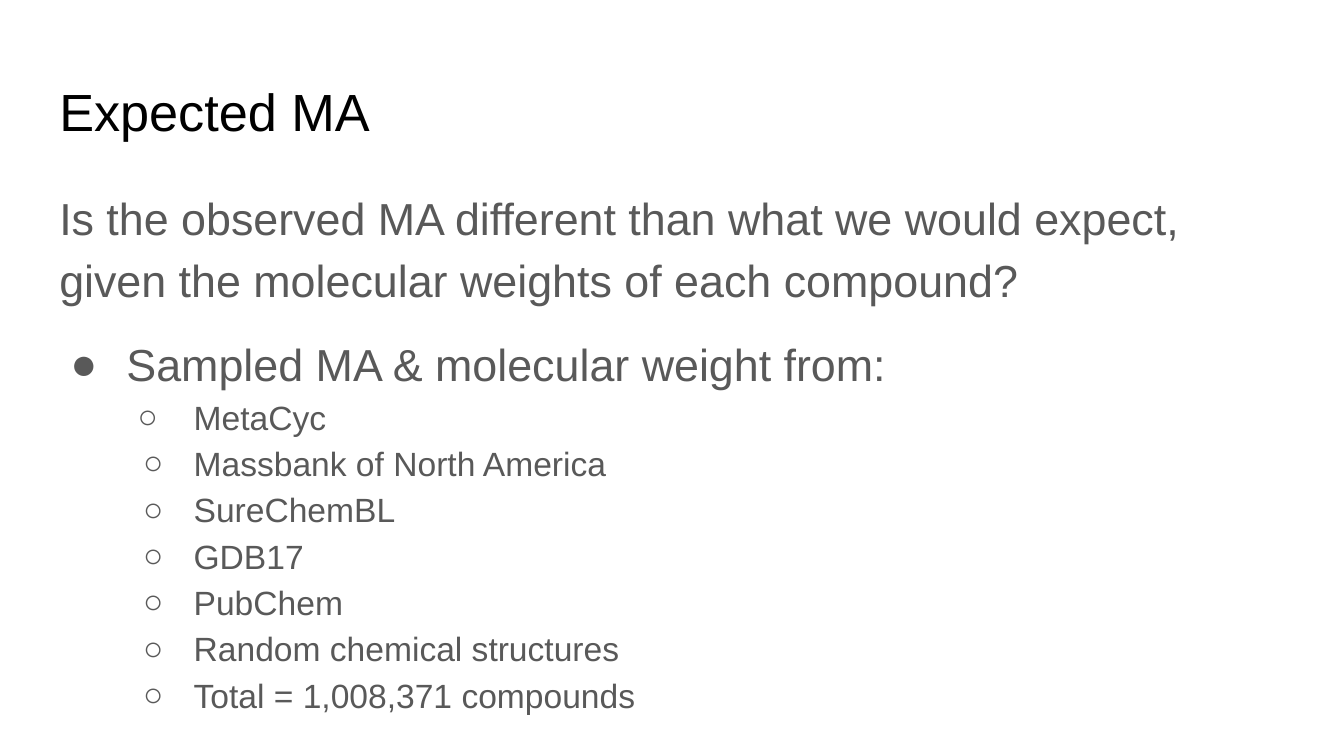
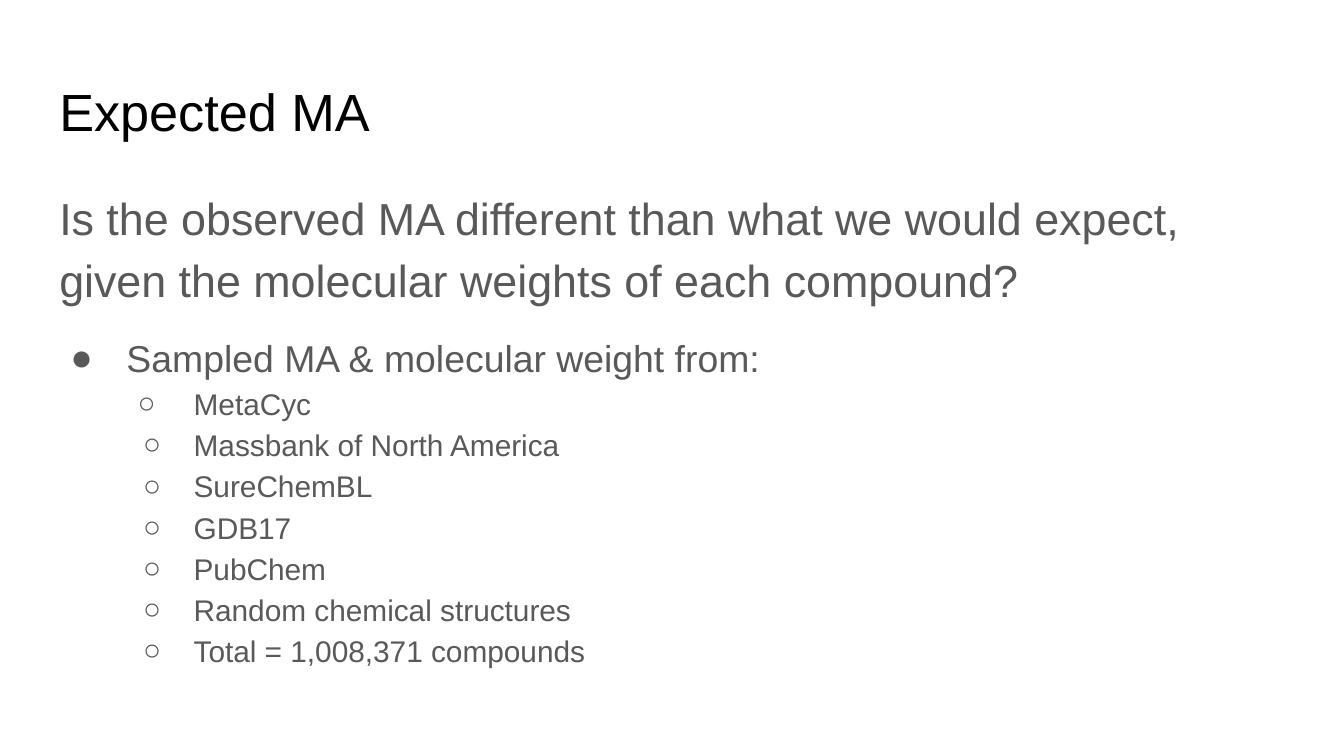
Before and after one commit to ELIFE-ASU/Patents, a slide deck: slide 10 of Presentations/0719 Patent Chemistry.pptx. Drawn at 1344x756 pixels with LibreOffice and Linux fonts; fonts in the diff are those of the drawing. Boxes give left, top, right and bottom in pixels: in the first picture for what was removed or moved away, otherwise in the second. Text is boxed around its words. In the diff, an @@ line names an element or a change of style, - is before the commit and + after.

```diff
--- a/Presentations/0719 Patent Chemistry.pptx
+++ b/Presentations/0719 Patent Chemistry.pptx
@@ text at <box>126,345,760,667</box>: size 24 to 20 pt in "Sampled MA & molecular weight from:"; size 18 to 16 pt in "MetaCyc", "Massbank of North America", "SureChemBL", "GDB17" and 3 more places @@
```
Also in this commit, not shown: 5 other slides changed, 1 other file.
